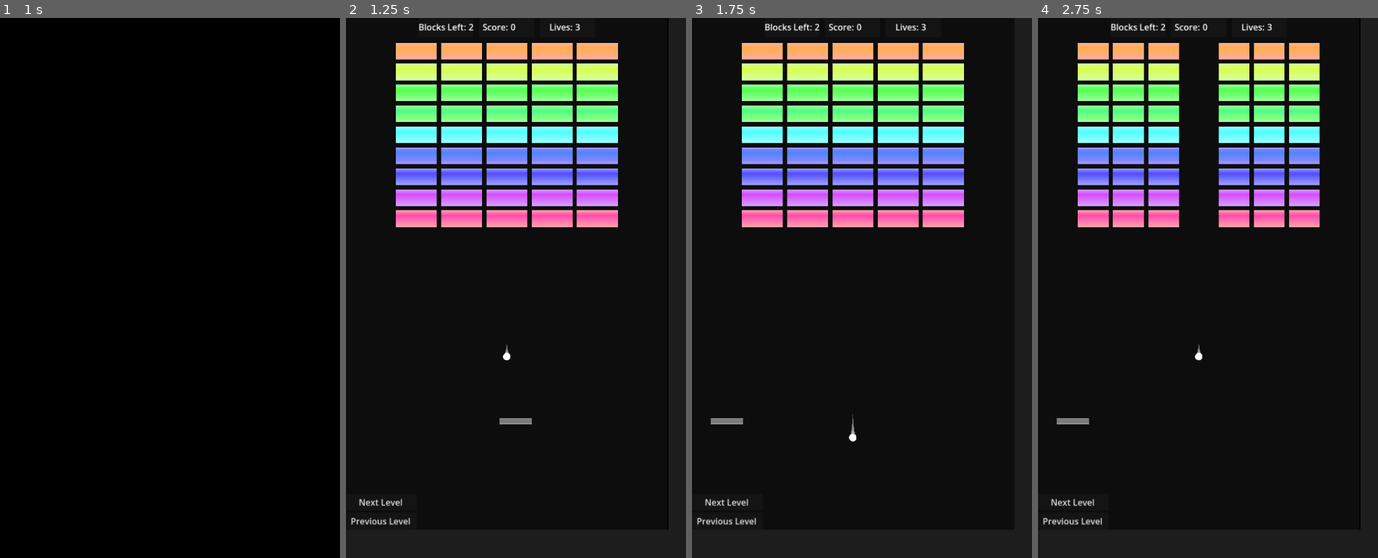
Above: before the commit, frames 1-4 (left to right).
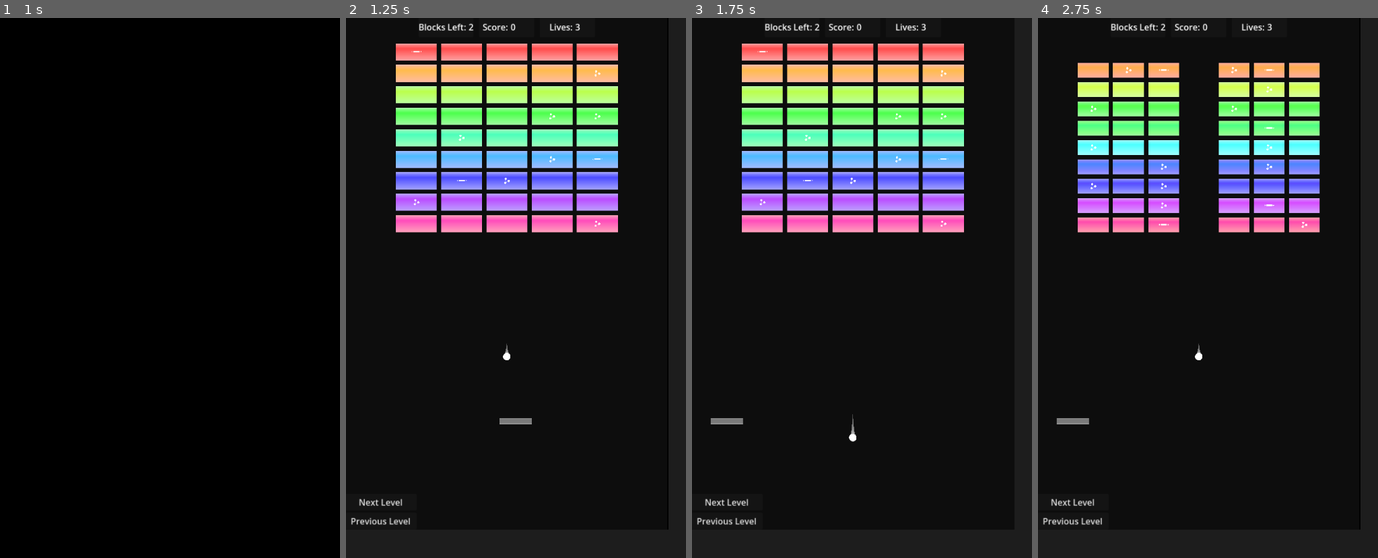
Above: after the commit, the same moments.

Repository: ProudFridge/Breakout
Game: Godot game, scene res://scenes/main_menu/main_menu.tscn
The game is run twice, just before and just after one commit, with the same random seed, the same clock (stepped at 60 frames per second) and the same inputs. Sound files missing from this copy of the repository are replaced by a short silence.
Inputs:
- Up to frame 1 (1 s): click "Start" at 0.5 s
- Up to frame 2 (1.25 s): no input
- Up to frame 3 (1.75 s): click "Previous Level" at 1.25 s
- Up to frame 4 (2.75 s): click "Next Level" at 2 s

Frame 1 is identical in both runs. In frame 2, 19% of the frame differs, in the area x 14-80%, y 4-40%; in frame 3, 19%; in frame 4, 18%.

Commit message:
Add grow ability

Diff:
--- a/levels.json
+++ b/levels.json
@@ -3,7 +3,6 @@
 		{
 			"title": "1",
 			"blockGrid": [
-				["0","0","0","0","0","0","0"],
 				["0","1","1","1","1","1","0"],
 				["0","1","1","1","1","1","0"],
 				["0","1","1","1","1","1","0"],
--- a/scenes/ability/ability.gd
+++ b/scenes/ability/ability.gd
@@ -23,5 +23,5 @@
 enum AbilityType {
 	NONE,
 	CLONE,
-	SHOOT
+	GROW
 }
--- a/scenes/arena/arena.tscn
+++ b/scenes/arena/arena.tscn
@@ -30,8 +30,9 @@
 [node name="BlockManager" parent="." unique_id=46482369 node_paths=PackedStringArray("abilityManager") instance=ExtResource("2_ii07k")]
 abilityManager = NodePath("../AbilityManager")
 
-[node name="GameManager" parent="." unique_id=2062060914 node_paths=PackedStringArray("blockManager") instance=ExtResource("1_u52cf")]
+[node name="GameManager" parent="." unique_id=2062060914 node_paths=PackedStringArray("blockManager", "abilityManager") instance=ExtResource("1_u52cf")]
 blockManager = NodePath("../BlockManager")
+abilityManager = NodePath("../AbilityManager")
 
 [node name="BoundaryManager" parent="." unique_id=850233231 instance=ExtResource("2_2ml6w")]
 
--- a/scenes/block/block.gd
+++ b/scenes/block/block.gd
@@ -19,6 +19,11 @@
 	mesh.modulate = initialColor
 	initialHealth = health
 	update_health_label()
+
+	if ability == Ability.AbilityType.CLONE:
+		$CloneSprite.visible = true
+	elif ability == Ability.AbilityType.GROW:
+		$GrowSprite.visible = true
 
 # Decreases the block's health
 func take_damage(damage: float, ball: Ball) -> void:
--- a/scenes/block/block.tscn
+++ b/scenes/block/block.tscn
@@ -2,6 +2,8 @@
 
 [ext_resource type="Script" uid="uid://nfq5jd1ec32a" path="res://scenes/block/block.gd" id="1_c27ow"]
 [ext_resource type="Shader" uid="uid://c5sm1o3plmmgj" path="res://shaders/block.gdshader" id="2_vpped"]
+[ext_resource type="Texture2D" uid="uid://c8ifnsqg3r2fj" path="res://assets/abilitiy_textures/clone.png" id="3_rfxuc"]
+[ext_resource type="Texture2D" uid="uid://bm27mjes7fre3" path="res://assets/abilitiy_textures/grow.png" id="4_66klm"]
 
 [sub_resource type="RectangleShape2D" id="RectangleShape2D_yksjm"]
 size = Vector2(45, 15)
@@ -65,3 +67,13 @@
 label_settings = SubResource("LabelSettings_c27ow")
 horizontal_alignment = 1
 vertical_alignment = 1
+
+[node name="CloneSprite" type="Sprite2D" parent="." unique_id=1617896351]
+visible = false
+scale = Vector2(0.125, 0.125)
+texture = ExtResource("3_rfxuc")
+
+[node name="GrowSprite" type="Sprite2D" parent="." unique_id=1938077394]
+visible = false
+scale = Vector2(0.1875, 0.1875)
+texture = ExtResource("4_66klm")
--- a/scenes/managers/ability_manager/ability_manager.gd
+++ b/scenes/managers/ability_manager/ability_manager.gd
@@ -3,6 +3,7 @@
 
 @export var blockManager: BlockManager
 @export var gameManager: GameManager
+@export var paddle: Paddle
 
 const BALL: Resource = preload("uid://dpwwvkfv48suw")
 
@@ -11,10 +12,16 @@
 	blockManager.block_removed.connect(_on_block_manager_block_removed)
 
 
+# TODO: maybe replace with a class for each abilityType
 func _on_block_manager_block_removed(block: Block, ball: Ball) -> void:
 	if block.ability == Ability.AbilityType.CLONE:
 		print("CLONE")
 		var ballInstance: Ball = BALL.instantiate()
 		ballInstance.position = ball.position - Vector2(10, 10)
 		ballInstance.initial_vector = ball.velocity.normalized().rotated(randf_range(-PI / 6, PI / 6))
+		ballInstance.modulate = Color.AQUA
+
 		add_child(ballInstance)
+	elif block.ability == Ability.AbilityType.GROW:
+		paddle.set_size(Vector2(paddle.get_size().x * 1.2, paddle.get_size().y))
+		get_tree().create_timer(5).timeout.connect(func() -> void: paddle.set_size(Vector2(paddle.get_size().x / 1.2, paddle.get_size().y)))
--- a/scenes/managers/block_manager/block_manager.gd
+++ b/scenes/managers/block_manager/block_manager.gd
@@ -4,7 +4,7 @@
 
 @export var block_amount: Vector2i = Vector2i(3,2)
 @export var block_padding: Vector2 = Vector2(8, 8)
-@export var grid_padding: Vector2 = Vector2(10, 10)
+@export var grid_padding: Vector2 = Vector2(10, 50)
 @export var show_grid_area: bool = false
 @export var abilityManager: AbilityManager
 
@@ -82,9 +82,11 @@
 	blockInstance.initialColor = color
 	blockInstance.position = position
 
-	if (randf_range(0, 1) < 0.2):
+	var rand: float = randf_range(0, 1)
+	if rand < 0.2:
 		blockInstance.ability = Ability.AbilityType.CLONE
-
+	elif rand >= 0.2 && rand < 0.3:
+		blockInstance.ability = Ability.AbilityType.GROW
 	add_child(blockInstance)
 
 func spawn_in_circle(row: int, col: int, blockAmountX: int, blockAmountY: int, radius: float) -> bool:
--- a/scenes/managers/game_manager/game_manager.gd
+++ b/scenes/managers/game_manager/game_manager.gd
@@ -5,8 +5,9 @@
 
 @export var lives: int = 3
 @export var blockManager: BlockManager
+@export var abilityManager: AbilityManager
 @onready var respawn_timer: Timer = $RespawnTimer
-@onready var blockAreaSize: Vector2 = Vector2(Global.windowSize.x, 400)
+@onready var blockAreaSize: Vector2 = Vector2(Global.windowSize.x, 450)
 
 const PADDLE: Resource = preload("uid://cvstwnwbs75xl")
 const BALL: Resource = preload("uid://dpwwvkfv48suw")
@@ -27,6 +28,8 @@
 
 	add_child(paddle)
 	add_child(ball)
+
+	abilityManager.paddle = paddle
 
 	blockManager.generate_grid(blockAreaSize, LevelManager.grid[currentLevel][0], blockManager.block_padding, blockManager.grid_padding)
 
--- a/scenes/paddle/paddle.gd
+++ b/scenes/paddle/paddle.gd
@@ -5,6 +5,9 @@
 var oriSpeed: float = SPEED
 const maxTiltAngle: float = deg_to_rad(15)
 var tiltAccel: float = 2
+
+@onready var collision_shape: CollisionShape2D = $CollisionShape2D
+@onready var mesh_instance: MeshInstance2D = $MeshInstance2D
 
 func _physics_process(delta: float) -> void:
 	# Get the input direction and handle the movement/deceleration.
@@ -31,3 +34,10 @@
 		var body: Node = collision.get_collider()
 		if body is Ability:
 			(body as Ability).use_ability()
+
+func set_size(size: Vector2) -> void:
+	collision_shape.shape.size = size
+	mesh_instance.scale = size
+
+func get_size() -> Vector2:
+	return mesh_instance.scale
Binary file added: assets/abilitiy_textures/clone.png
Not shown, added: assets/abilitiy_textures/clone.png.import
Binary file added: assets/abilitiy_textures/grow.png
Not shown, added: assets/abilitiy_textures/grow.png.import
